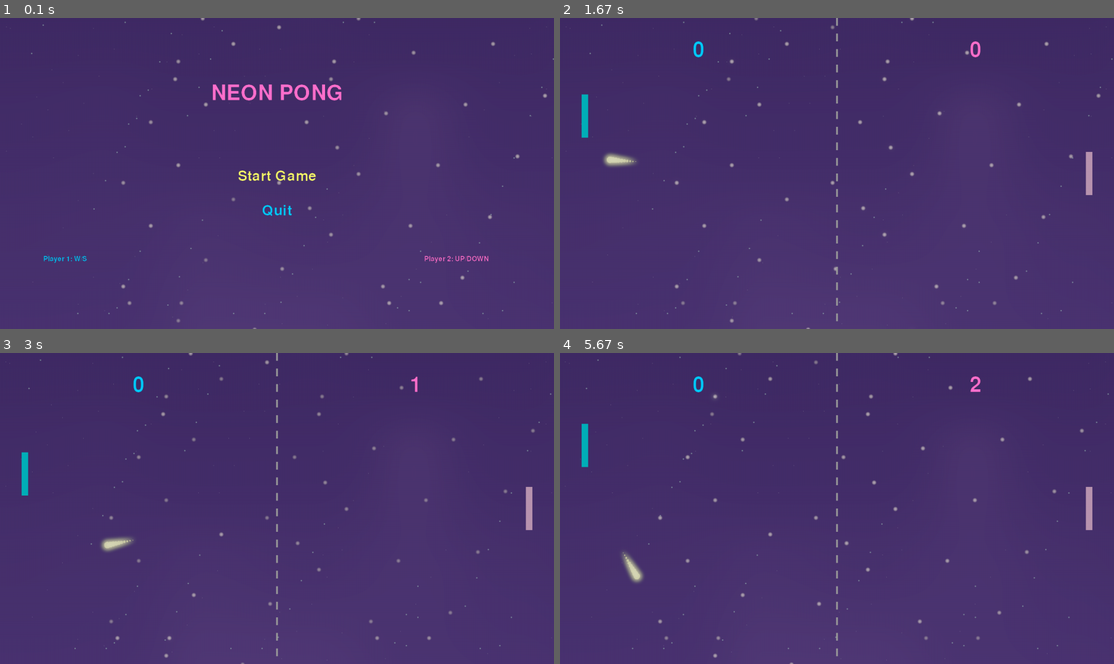
Above: before the commit, frames 1-4 (two rows, left to right).
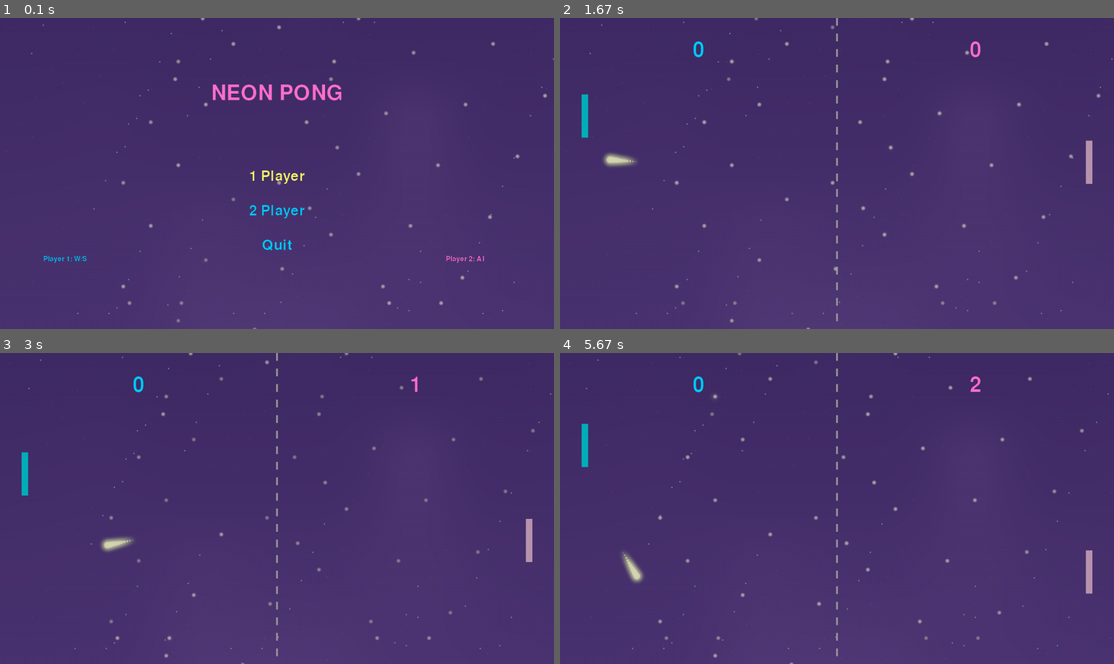
Above: after the commit, the same moments.

Repository: dterracino/neon_pong
Game: pygame game, started from main.py
The game is run twice, just before and just after one commit, with the same random seed, the same clock (stepped at 60 frames per second) and the same inputs.
Inputs:
- Up to frame 1 (0.1 s): no input
- Up to frame 2 (1.67 s): tap Enter at 0.33 s; hold W 0.67-1.13 s; hold S 1.17-1.47 s; hold W from 1.5 s (still down)
- Up to frame 3 (3 s): release W at 1.87 s; hold S 1.9-2.27 s; hold W 2.3-2.6 s; hold S 2.63-2.93 s; hold W from 2.97 s (still down)
- Up to frame 4 (5.67 s): release W at 3.33 s; hold S 3.37-3.73 s; hold W 3.77-4.07 s; hold S 4.1-4.4 s; hold W 4.43-4.8 s; hold S 4.83-5.2 s; hold W 5.23-5.53 s; hold S from 5.57 s (still down)

The runs differ from the first frame. In frame 1, 0.7% of the frame differs, in the area x 43-89%, y 49-79%; in frame 2, less than 0.1%; in frame 3, 0.3%; in frame 4, 0.3%.

Commit message:
Add AI opponent with 1P/2P menu options
Co-authored-by: dterracino <3344177+dterracino@users.noreply.github.com>

Diff:
--- a/src/scenes/game_scene.py
+++ b/src/scenes/game_scene.py
@@ -20,11 +20,12 @@
 class GameScene(Scene):
     """Main game scene"""
 
-    def __init__(self, scene_manager, renderer: Renderer, audio_manager: AudioManager):
+    def __init__(self, scene_manager, renderer: Renderer, audio_manager: AudioManager, ai_enabled: bool = False):
         print("[DEBUG] GameScene.__init__: Creating game scene...")
         super().__init__(scene_manager)
         self.renderer = renderer
         self.audio_manager = audio_manager
+        self.ai_enabled = ai_enabled
 
         # Create entities
         print("[DEBUG] GameScene.__init__: Creating game entities...")
@@ -45,7 +46,7 @@
 
         # Try to start game music
         # self.audio_manager.play_music('game_music.ogg')
-        print(f"[DEBUG] GameScene.__init__: Game scene created (paddle1: {self.paddle1.x},{self.paddle1.y}, ball: {self.ball.x},{self.ball.y})")
+        print(f"[DEBUG] GameScene.__init__: Game scene created (paddle1: {self.paddle1.x},{self.paddle1.y}, ball: {self.ball.x},{self.ball.y}, ai_enabled: {self.ai_enabled})")
 
     def handle_event(self, event):
         if event.type == pygame.KEYDOWN:
@@ -54,6 +55,23 @@
                 pause_scene = PauseScene(self.scene_manager, self.renderer, self.audio_manager)
                 self.scene_manager.push_scene(pause_scene)
 
+    def _update_ai_paddle(self, dt: float):
+        """Update AI-controlled paddle to follow the ball"""
+        # Calculate paddle center and ball center
+        paddle_center_y = self.paddle2.y + self.paddle2.height / 2
+        ball_center_y = self.ball.y + self.ball.size / 2
+
+        # AI reaction threshold - adds some imperfection
+        threshold = 10
+
+        # Move paddle towards ball
+        if ball_center_y < paddle_center_y - threshold:
+            self.paddle2.move_up()
+        elif ball_center_y > paddle_center_y + threshold:
+            self.paddle2.move_down()
+        else:
+            self.paddle2.stop()
+
     def update(self, dt: float):
         if self.game_over:
             return
@@ -63,7 +81,13 @@
 
         # Update paddles
         self.paddle1.handle_input(keys)
-        self.paddle2.handle_input(keys)
+
+        if self.ai_enabled:
+            # AI controls paddle2
+            self._update_ai_paddle(dt)
+        else:
+            # Human player controls paddle2
+            self.paddle2.handle_input(keys)
 
         self.paddle1.update(dt)
         self.paddle2.update(dt)
--- a/src/scenes/menu_scene.py
+++ b/src/scenes/menu_scene.py
@@ -23,7 +23,7 @@
         self.audio_manager = audio_manager
 
         self.selected_option = 0
-        self.options = ["Start Game", "Quit"]
+        self.options = ["1 Player", "2 Player", "Quit"]
 
         # Try to start menu music
         # self.audio_manager.play_music('menu_music.ogg')
@@ -40,12 +40,17 @@
 
     def _select_option(self):
         print(f"[DEBUG] MenuScene._select_option: Selected option {self.selected_option}")
-        if self.selected_option == 0:  # Start Game
-            print("[DEBUG] MenuScene._select_option: Creating game scene...")
-            game_scene = GameScene(self.scene_manager, self.renderer, self.audio_manager)
+        if self.selected_option == 0:  # 1 Player (AI opponent)
+            print("[DEBUG] MenuScene._select_option: Creating game scene with AI opponent...")
+            game_scene = GameScene(self.scene_manager, self.renderer, self.audio_manager, ai_enabled=True)
             print("[DEBUG] MenuScene._select_option: Changing to game scene...")
             self.scene_manager.change_scene(game_scene)
-        elif self.selected_option == 1:  # Quit
+        elif self.selected_option == 1:  # 2 Player
+            print("[DEBUG] MenuScene._select_option: Creating game scene for 2 players...")
+            game_scene = GameScene(self.scene_manager, self.renderer, self.audio_manager, ai_enabled=False)
+            print("[DEBUG] MenuScene._select_option: Changing to game scene...")
+            self.scene_manager.change_scene(game_scene)
+        elif self.selected_option == 2:  # Quit
             print("[DEBUG] MenuScene._select_option: Clearing scenes (quit)...")
             self.scene_manager.clear_scenes()
 
@@ -69,6 +74,11 @@
         # Draw controls
         controls_y = 550
         self.renderer.draw_text("Player 1: W/S", 100, controls_y, FONT_SIZE_SMALL, COLOR_CYAN)
-        self.renderer.draw_text("Player 2: UP/DOWN", WINDOW_WIDTH - 300, controls_y, FONT_SIZE_SMALL, COLOR_PINK)
+
+        # Show different text based on selected option
+        if self.selected_option == 0:  # 1 Player mode
+            self.renderer.draw_text("Player 2: AI", WINDOW_WIDTH - 250, controls_y, FONT_SIZE_SMALL, COLOR_PINK)
+        else:  # 2 Player mode or Quit
+            self.renderer.draw_text("Player 2: UP/DOWN", WINDOW_WIDTH - 300, controls_y, FONT_SIZE_SMALL, COLOR_PINK)
 
         self.renderer.end_frame()
--- /dev/null
+++ b/tests/test_ai_opponent.py
@@ -0,0 +1,143 @@
+"""
+Test AI opponent functionality
+"""
+import sys
+import os
+
+# Add parent directory to path
+sys.path.insert(0, os.path.join(os.path.dirname(__file__), '..'))
+
+
+def test_menu_options():
+    """Test that menu has correct options"""
+    from src.scenes.menu_scene import MenuScene
+
+    # Mock dependencies
+    class MockSceneManager:
+        pass
+
+    class MockRenderer:
+        pass
+
+    class MockAudioManager:
+        pass
+
+    scene_manager = MockSceneManager()
+    renderer = MockRenderer()
+    audio_manager = MockAudioManager()
+
+    menu = MenuScene(scene_manager, renderer, audio_manager)
+
+    # Check menu options
+    assert len(menu.options) == 3, f"Expected 3 menu options, got {len(menu.options)}"
+    assert menu.options[0] == "1 Player", f"Expected first option to be '1 Player', got '{menu.options[0]}'"
+    assert menu.options[1] == "2 Player", f"Expected second option to be '2 Player', got '{menu.options[1]}'"
+    assert menu.options[2] == "Quit", f"Expected third option to be 'Quit', got '{menu.options[2]}'"
+
+    print("✓ Menu options test passed")
+    return True
+
+
+def test_game_scene_ai_parameter():
+    """Test that GameScene accepts ai_enabled parameter"""
+    import pygame
+    pygame.init()
+
+    try:
+        from src.scenes.game_scene import GameScene
+
+        # Mock dependencies
+        class MockSceneManager:
+            pass
+
+        class MockRenderer:
+            def begin_frame(self):
+                pass
+            def end_frame(self):
+                pass
+
+        class MockAudioManager:
+            def play_sound(self, sound, pitch_variation=False):
+                pass
+
+        scene_manager = MockSceneManager()
+        renderer = MockRenderer()
+        audio_manager = MockAudioManager()
+
+        # Test with AI enabled
+        game_ai = GameScene(scene_manager, renderer, audio_manager, ai_enabled=True)
+        assert game_ai.ai_enabled == True, "Expected ai_enabled to be True"
+
+        # Test with AI disabled
+        game_2p = GameScene(scene_manager, renderer, audio_manager, ai_enabled=False)
+        assert game_2p.ai_enabled == False, "Expected ai_enabled to be False"
+
+        # Test default (should be False)
+        game_default = GameScene(scene_manager, renderer, audio_manager)
+        assert game_default.ai_enabled == False, "Expected default ai_enabled to be False"
+
+        print("✓ GameScene AI parameter test passed")
+        return True
+    except Exception as e:
+        print(f"✗ GameScene AI parameter test failed: {e}")
+        import traceback
+        traceback.print_exc()
+        return False
+
+
+def test_ai_paddle_method_exists():
+    """Test that AI paddle update method exists"""
+    import pygame
+    pygame.init()
+
+    try:
+        from src.scenes.game_scene import GameScene
+
+        # Mock dependencies
+        class MockSceneManager:
+            pass
+
+        class MockRenderer:
+            def begin_frame(self):
+                pass
+            def end_frame(self):
+                pass
+
+        class MockAudioManager:
+            def play_sound(self, sound, pitch_variation=False):
+                pass
+
+        scene_manager = MockSceneManager()
+        renderer = MockRenderer()
+        audio_manager = MockAudioManager()
+
+        game = GameScene(scene_manager, renderer, audio_manager, ai_enabled=True)
+
+        # Check that _update_ai_paddle method exists
+        assert hasattr(game, '_update_ai_paddle'), "Expected GameScene to have _update_ai_paddle method"
+        assert callable(game._update_ai_paddle), "Expected _update_ai_paddle to be callable"
+
+        print("✓ AI paddle method exists test passed")
+        return True
+    except Exception as e:
+        print(f"✗ AI paddle method test failed: {e}")
+        import traceback
+        traceback.print_exc()
+        return False
+
+
+if __name__ == '__main__':
+    print("Testing AI Opponent Implementation\n")
+
+    results = []
+    results.append(test_menu_options())
+    results.append(test_game_scene_ai_parameter())
+    results.append(test_ai_paddle_method_exists())
+
+    print("\n" + "=" * 50)
+    if all(results):
+        print("✓ All AI opponent tests PASSED!")
+        sys.exit(0)
+    else:
+        print("✗ Some AI opponent tests FAILED!")
+        sys.exit(1)
